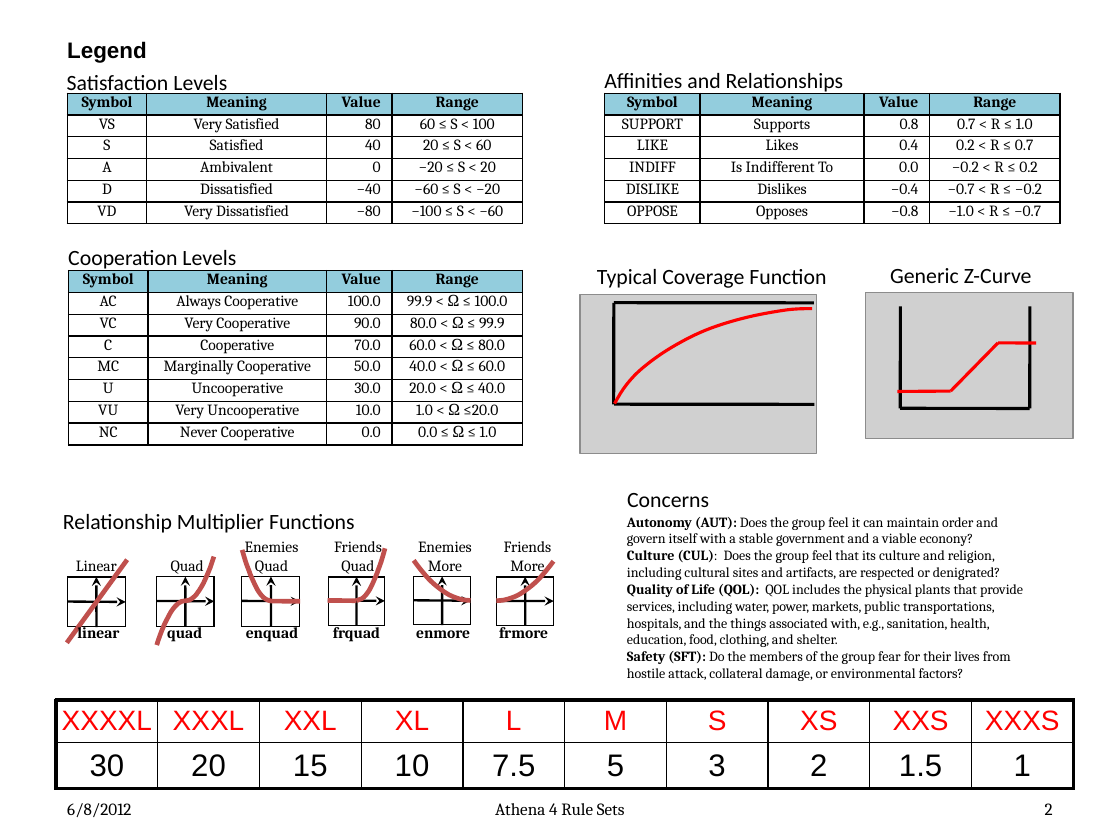
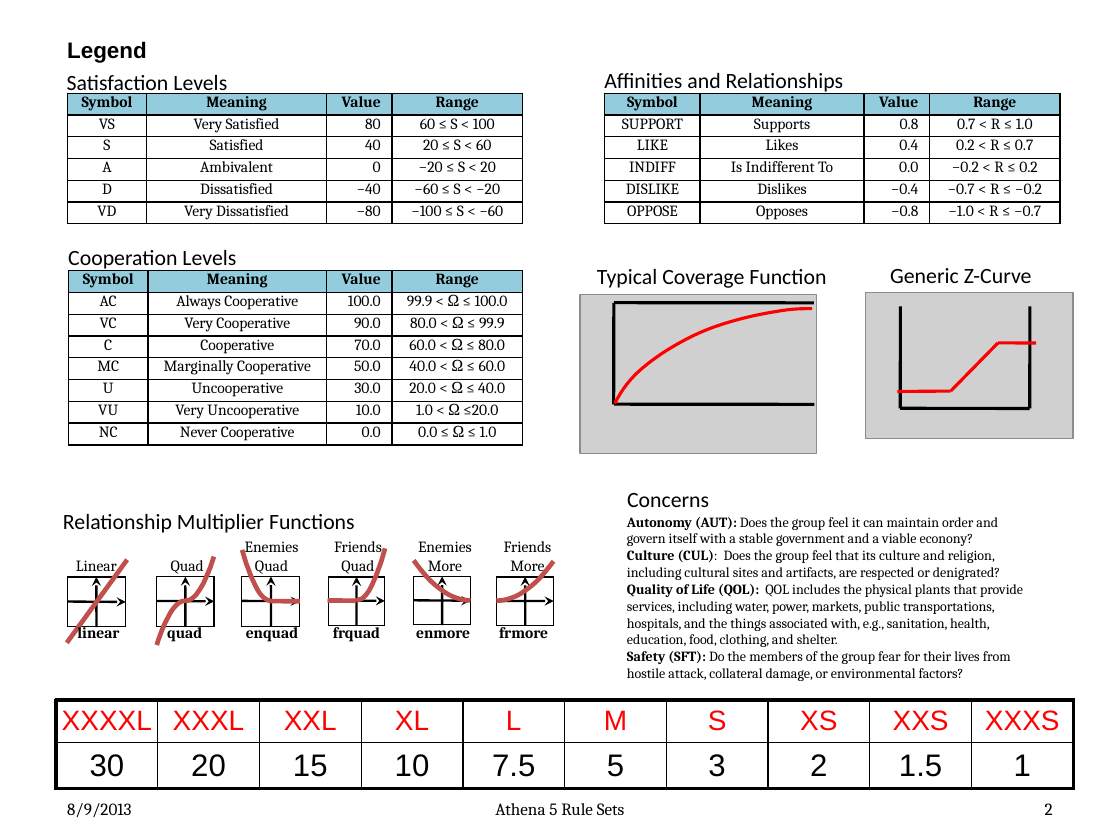
Before and after one commit to AthenaModel/athena-legacy, a slide deck: slide 2 of docs/dev/rules.pptx. Drawn at 1120x840 pixels with LibreOffice and Linux fonts; fonts in the diff are those of the drawing; grey boxes stand for pictures. Boxes give left, top, right and bottom in pixels: in the first picture for what was removed or moved away, otherwise in the second. Text is boxed around its words. In the diff, an @@ line names an element or a change of style, - is before the commit and + after.

Commit message:
Updated rules document for Athena 5.1

```diff
--- a/docs/dev/rules.pptx
+++ b/docs/dev/rules.pptx
@@ text at (x1=67, y1=803, x2=131, y2=817): text changed @@
-6/8/2012
+8/9/2013
@@ text at (x1=495, y1=803, x2=625, y2=815): text changed @@
-Athena 4 Rule Sets
+Athena 5 Rule Sets
```
Also in this commit, not shown: 82 other slides changed.
